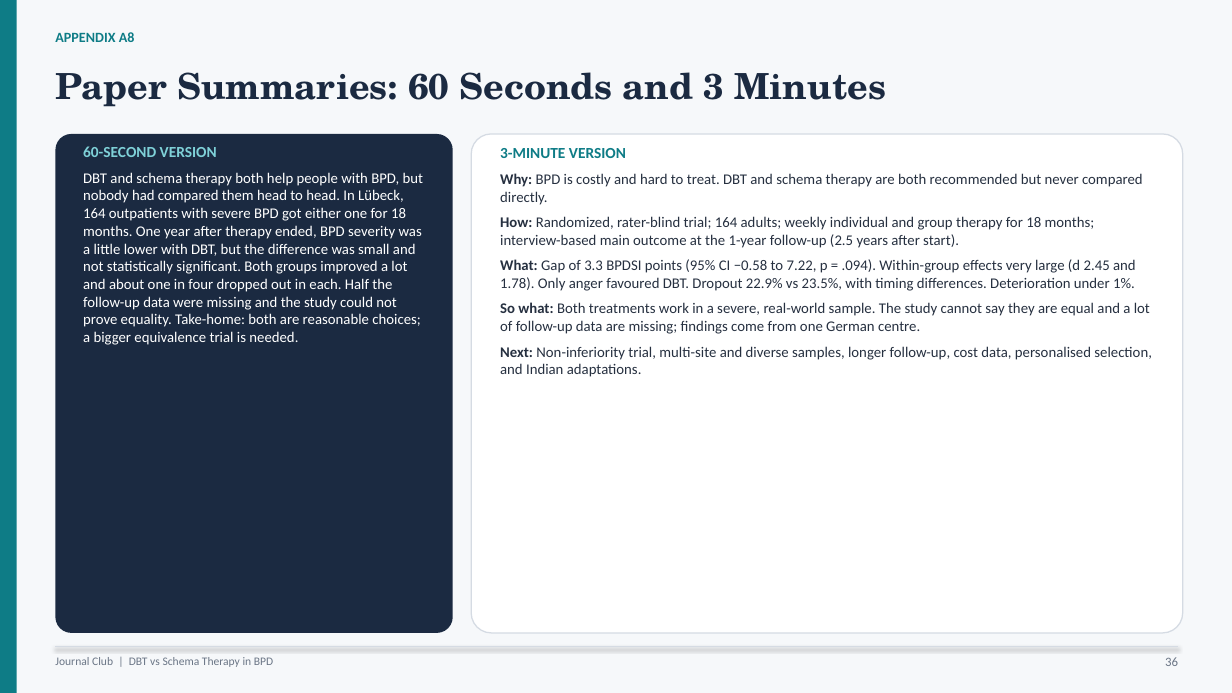
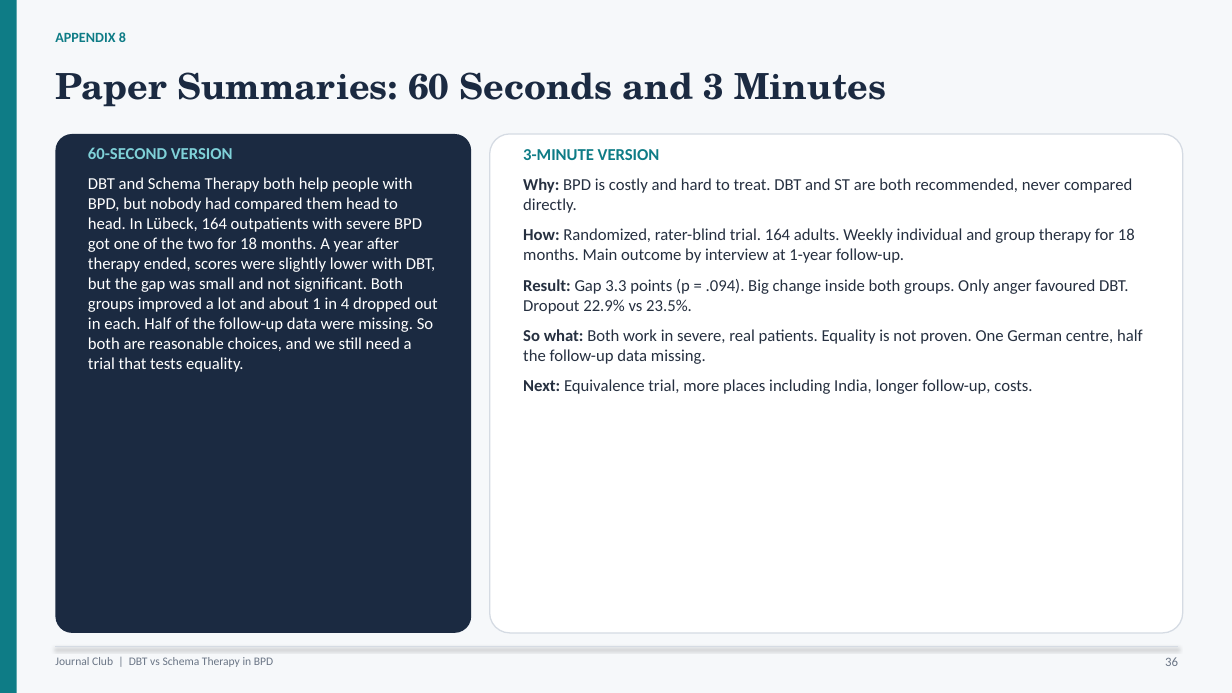
Before and after one commit to tejasdangodra786-byte/Dango-kiro, a slide deck: slide 36 of DBT_vs_Schema_Therapy_BPD_JournalClub.pptx. Drawn at 1232x693 pixels with LibreOffice and Linux fonts; fonts in the diff are those of the drawing. Boxes give left, top, right and bottom in pixels: in the first picture for what was removed or moved away, otherwise in the second. Text is boxed around its words. In the diff, an @@ line names an element or a change of style, - is before the commit and + after.

```diff
--- a/DBT_vs_Schema_Therapy_BPD_JournalClub.pptx
+++ b/DBT_vs_Schema_Therapy_BPD_JournalClub.pptx
@@ text at (x1=55, y1=32, x2=126, y2=42): text changed @@
-APPENDIX A8
+APPENDIX 8
@@ rounded rectangle "60-SECOND VERSION" resized from (x1=55, y1=134, x2=453, y2=633) to (x1=55, y1=134, x2=471, y2=633) @@
@@ text in rounded rectangle at (x1=88, y1=147, x2=233, y2=159): size 12 to 13 pt in "60-SECOND VERSION"; more space between paragraphs @@
@@ rounded rectangle "3-MINUTE VERSION" resized from (x1=471, y1=134, x2=1183, y2=633) to (x1=490, y1=134, x2=1183, y2=633) @@
@@ text in rounded rectangle at (x1=523, y1=149, x2=660, y2=160): size 12 to 13 pt in "3-MINUTE VERSION"; more space between paragraphs @@
@@ text in rounded rectangle at (x1=88, y1=177, x2=438, y2=372): text changed; size 11.5 to 13 pt @@
-DBT and schema therapy both help people with BPD, but nobody had compared them head to head. In Lübeck, 164 outpatients with severe BPD got either one for 18 months. One year after therapy ended, BPD severity was a little lower with DBT, but the difference was small and not statistically significant. Both groups improved a lot and about one in four dropped out in each. Half the follow-up data were missing and the study could not prove equality. Take-home: both are reasonable choices; a bigger equivalence trial is needed.
+DBT and Schema Therapy both help people with BPD, but nobody had compared them head to head. In Lübeck, 164 outpatients with severe BPD got one of the two for 18 months. A year after therapy ended, scores were slightly lower with DBT, but the gap was small and not significant. Both groups improved a lot and about 1 in 4 dropped out in each. Half of the follow-up data were missing. So both are reasonable choices, and we still need a trial that tests equality.
@@ text in rounded rectangle at (x1=523, y1=178, x2=1143, y2=394): text changed; size 11.5 to 13 pt @@
-Why: BPD is costly and hard to treat. DBT and schema therapy are both recommended but never compared directly.
-How: Randomized, rater-blind trial; 164 adults; weekly individual and group therapy for 18 months; interview-based main outcome at the 1-year follow-up (2.5 years after start).
-What: Gap of 3.3 BPDSI points (95% CI −0.58 to 7.22, p = .094). Within-group effects very large (d 2.45 and 1.78). Only anger favoured DBT. Dropout 22.9% vs 23.5%, with timing differences. Deterioration under 1%.
-So what: Both treatments work in a severe, real-world sample. The study cannot say they are equal and a lot of follow-up data are missing; findings come from one German centre.
-Next: Non-inferiority trial, multi-site and diverse samples, longer follow-up, cost data, personalised selection, and Indian adaptations.
+Why: BPD is costly and hard to treat. DBT and ST are both recommended, never compared directly.
+How: Randomized, rater-blind trial. 164 adults. Weekly individual and group therapy for 18 months. Main outcome by interview at 1-year follow-up.
+Result: Gap 3.3 points (p = .094). Big change inside both groups. Only anger favoured DBT. Dropout 22.9% vs 23.5%.
+So what: Both work in severe, real patients. Equality is not proven. One German centre, half the follow-up data missing.
+Next: Equivalence trial, more places including India, longer follow-up, costs.
```
Also in this commit, not shown: 35 other slides changed.
